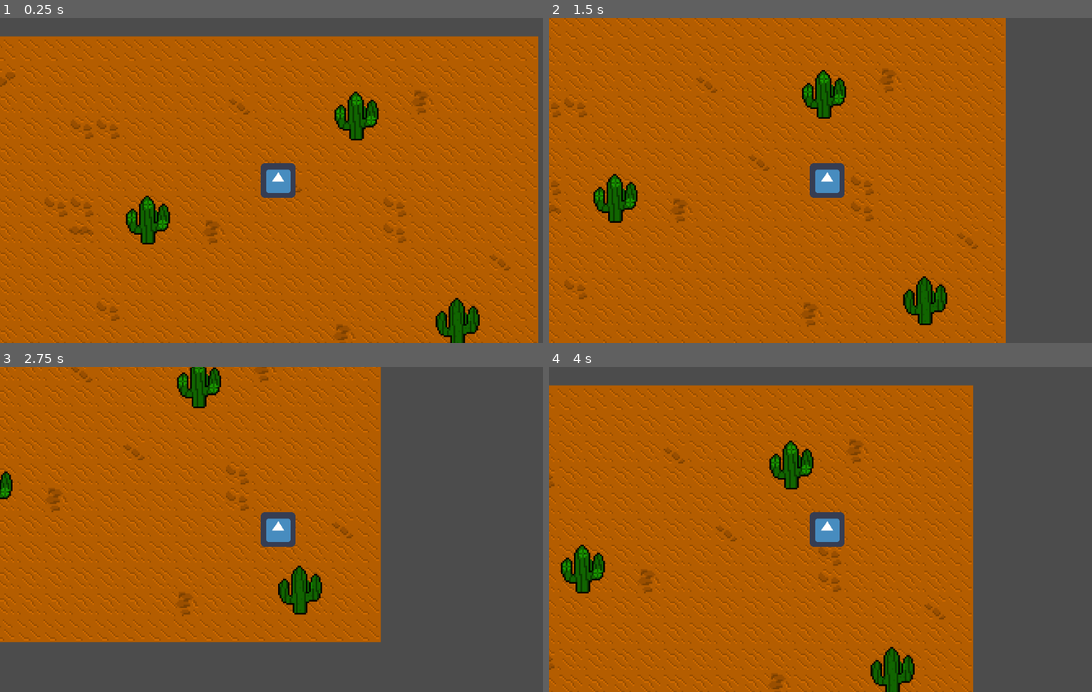
Above: before the commit, frames 1-4 (two rows, left to right).
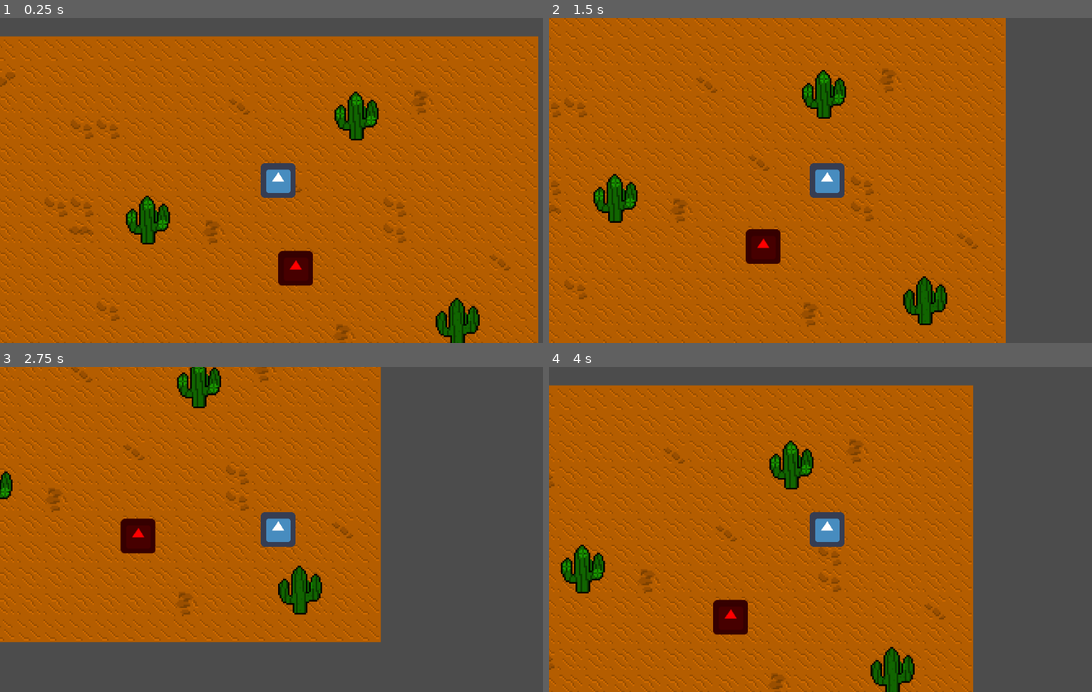
Above: after the commit, the same moments.

Repository: AlixBarreaux/feltari
Game: Godot game, scene res://Scenes/World.tscn
Two runs of this game, one before a commit and one after it. Both use one fixed random seed, a clock stepped at 60 frames per second and the inputs below. The engine's default icon, where the game draws it, is replaced by a stand-in: a white triangle on a blue panel in a dark square.
Inputs:
- Up to frame 1 (0.25 s): no input
- Up to frame 2 (1.5 s): tap Enter at 0.5 s; hold D (move_right) 0.53-1.28 s; hold S (move_down) from 1.28 s (still down)
- Up to frame 3 (2.75 s): release S (move_down) at 2.03 s; hold D (move_right) from 2.03 s (still down)
- Up to frame 4 (4 s): release D (move_right) at 2.78 s; hold Z (move_up) 2.78-3.53 s; hold Q (move_left) from 3.53 s (still down)

The runs differ from the first frame. In frame 1, 0.7% of the frame differs, in the area x 51-58%, y 71-83%; in frame 2, 0.7%; in frame 3, 0.7%, in the area x 22-29%, y 46-58%; in frame 4, 0.7%.

Commit message:
add player attack hurtbox with animation keyframes (collision shapes only)

Diff:
--- /dev/null
+++ b/Scenes/Creatures/Enemy.tscn
@@ -0,0 +1,39 @@
+[gd_scene load_steps=6 format=2]
+
+[ext_resource path="res://Scripts/enemy.gd" type="Script" id=1]
+[ext_resource path="res://Miscellaneous/icon.png" type="Texture" id=2]
+
+[sub_resource type="RectangleShape2D" id=1]
+extents = Vector2( 32, 32 )
+
+[sub_resource type="RectangleShape2D" id=2]
+extents = Vector2( 40, 40 )
+
+[sub_resource type="CircleShape2D" id=3]
+radius = 222.0
+
+[node name="Enemy" type="KinematicBody2D"]
+script = ExtResource( 1 )
+
+[node name="Sprite" type="Sprite" parent="."]
+self_modulate = Color( 1, 0, 0, 1 )
+texture = ExtResource( 2 )
+
+[node name="CollisionShape2D" type="CollisionShape2D" parent="."]
+shape = SubResource( 1 )
+
+[node name="HurtBox" type="Area2D" parent="."]
+
+[node name="CollisionShape2D" type="CollisionShape2D" parent="HurtBox"]
+shape = SubResource( 2 )
+
+[node name="CreatureDetectionZone" type="Area2D" parent="."]
+collision_layer = 0
+collision_mask = 2
+
+[node name="CollisionShape2D" type="CollisionShape2D" parent="CreatureDetectionZone"]
+shape = SubResource( 3 )
+
+[connection signal="area_entered" from="HurtBox" to="." method="_on_HurtBox_area_entered"]
+[connection signal="body_entered" from="CreatureDetectionZone" to="." method="_on_CreatureDetectionZone_body_entered"]
+[connection signal="body_exited" from="CreatureDetectionZone" to="." method="_on_CreatureDetectionZone_body_exited"]
--- a/Scenes/Creatures/Player.tscn
+++ b/Scenes/Creatures/Player.tscn
@@ -1,7 +1,8 @@
-[gd_scene load_steps=16 format=2]
+[gd_scene load_steps=23 format=2]
 
 [ext_resource path="res://Scripts/player.gd" type="Script" id=1]
 [ext_resource path="res://Miscellaneous/icon.png" type="Texture" id=2]
+[ext_resource path="res://Scripts/health_manager.gd" type="Script" id=3]
 
 [sub_resource type="RectangleShape2D" id=1]
 extents = Vector2( 32, 32 )
@@ -38,6 +39,114 @@
 [sub_resource type="Animation" id=9]
 resource_name = "Idle"
 
+[sub_resource type="Animation" id=16]
+resource_name = "Melee Attack Down"
+tracks/0/type = "value"
+tracks/0/path = NodePath("HitBoxPivot:rotation_degrees")
+tracks/0/interp = 1
+tracks/0/loop_wrap = true
+tracks/0/imported = false
+tracks/0/enabled = true
+tracks/0/keys = {
+"times": PoolRealArray( 0 ),
+"transitions": PoolRealArray( 1 ),
+"update": 0,
+"values": [ 180.0 ]
+}
+tracks/1/type = "value"
+tracks/1/path = NodePath("HitBoxPivot/HitBox:position")
+tracks/1/interp = 1
+tracks/1/loop_wrap = true
+tracks/1/imported = false
+tracks/1/enabled = true
+tracks/1/keys = {
+"times": PoolRealArray( 0, 1 ),
+"transitions": PoolRealArray( 1, 1 ),
+"update": 0,
+"values": [ Vector2( 35, -30 ), Vector2( -35, -30 ) ]
+}
+
+[sub_resource type="Animation" id=17]
+resource_name = "Melee Attack Left"
+tracks/0/type = "value"
+tracks/0/path = NodePath("HitBoxPivot:rotation_degrees")
+tracks/0/interp = 1
+tracks/0/loop_wrap = true
+tracks/0/imported = false
+tracks/0/enabled = true
+tracks/0/keys = {
+"times": PoolRealArray( 0 ),
+"transitions": PoolRealArray( 1 ),
+"update": 0,
+"values": [ -89.9999 ]
+}
+tracks/1/type = "value"
+tracks/1/path = NodePath("HitBoxPivot/HitBox:position")
+tracks/1/interp = 1
+tracks/1/loop_wrap = true
+tracks/1/imported = false
+tracks/1/enabled = true
+tracks/1/keys = {
+"times": PoolRealArray( 0, 1 ),
+"transitions": PoolRealArray( 1, 1 ),
+"update": 0,
+"values": [ Vector2( 35, -30 ), Vector2( -35, -30 ) ]
+}
+
+[sub_resource type="Animation" id=18]
+resource_name = "Melee Attack Right"
+tracks/0/type = "value"
+tracks/0/path = NodePath("HitBoxPivot:rotation_degrees")
+tracks/0/interp = 1
+tracks/0/loop_wrap = true
+tracks/0/imported = false
+tracks/0/enabled = true
+tracks/0/keys = {
+"times": PoolRealArray( 0 ),
+"transitions": PoolRealArray( 1 ),
+"update": 0,
+"values": [ 89.9999 ]
+}
+tracks/1/type = "value"
+tracks/1/path = NodePath("HitBoxPivot/HitBox:position")
+tracks/1/interp = 1
+tracks/1/loop_wrap = true
+tracks/1/imported = false
+tracks/1/enabled = true
+tracks/1/keys = {
+"times": PoolRealArray( 0, 1 ),
+"transitions": PoolRealArray( 1, 1 ),
+"update": 0,
+"values": [ Vector2( -35, -30 ), Vector2( 35, -30 ) ]
+}
+
+[sub_resource type="Animation" id=19]
+resource_name = "Melee Attack Up"
+tracks/0/type = "value"
+tracks/0/path = NodePath("HitBoxPivot/HitBox:position")
+tracks/0/interp = 1
+tracks/0/loop_wrap = true
+tracks/0/imported = false
+tracks/0/enabled = true
+tracks/0/keys = {
+"times": PoolRealArray( 0, 1 ),
+"transitions": PoolRealArray( 1, 1 ),
+"update": 0,
+"values": [ Vector2( 35, -30 ), Vector2( -35, -30 ) ]
+}
+tracks/1/type = "value"
+tracks/1/path = NodePath("HitBoxPivot:rotation_degrees")
+tracks/1/interp = 1
+tracks/1/loop_wrap = true
+tracks/1/imported = false
+tracks/1/enabled = true
+tracks/1/keys = {
+"times": PoolRealArray( 0 ),
+"transitions": PoolRealArray( 1 ),
+"update": 0,
+"values": [ 0.0 ]
+}
+
 [sub_resource type="Animation" id=10]
 resource_name = "Move Down"
 
@@ -50,7 +159,14 @@
 [sub_resource type="Animation" id=13]
 resource_name = "Move Up"
 
+[sub_resource type="RectangleShape2D" id=14]
+extents = Vector2( 15, 30 )
+
+[sub_resource type="RectangleShape2D" id=15]
+extents = Vector2( 50, 50 )
+
 [node name="Player" type="KinematicBody2D"]
+collision_layer = 2
 script = ExtResource( 1 )
 
 [node name="Sprite" type="Sprite" parent="."]
@@ -68,6 +184,10 @@
 
 [node name="AnimationPlayer" type="AnimationPlayer" parent="."]
 anims/Idle = SubResource( 9 )
+"anims/Melee Attack Down" = SubResource( 16 )
+"anims/Melee Attack Left" = SubResource( 17 )
+"anims/Melee Attack Right" = SubResource( 18 )
+"anims/Melee Attack Up" = SubResource( 19 )
 "anims/Move Down" = SubResource( 10 )
 "anims/Move Left" = SubResource( 11 )
 "anims/Move Right" = SubResource( 12 )
@@ -75,3 +195,25 @@
 
 [node name="Camera2D" type="Camera2D" parent="."]
 current = true
+
+[node name="HealthManager" type="Node" parent="."]
+script = ExtResource( 3 )
+current_health = 50
+max_health = 100
+
+[node name="HitBoxPivot" type="Position2D" parent="."]
+
+[node name="HitBox" type="Area2D" parent="HitBoxPivot"]
+position = Vector2( 35, -30 )
+__meta__ = {
+"_editor_description_": ""
+}
+
+[node name="CollisionShape2D" type="CollisionShape2D" parent="HitBoxPivot/HitBox"]
+shape = SubResource( 14 )
+
+[node name="HurtBox" type="Area2D" parent="."]
+
+[node name="CollisionShape2D" type="CollisionShape2D" parent="HurtBox"]
+self_modulate = Color( 0.0627451, 0.788235, 0, 1 )
+shape = SubResource( 15 )
--- a/Scenes/World.tscn
+++ b/Scenes/World.tscn
@@ -1,7 +1,8 @@
-[gd_scene load_steps=5 format=2]
+[gd_scene load_steps=8 format=2]
 
 [ext_resource path="res://Scenes/Creatures/Player.tscn" type="PackedScene" id=1]
 [ext_resource path="res://Assets/Graphics/desert_tileset.png" type="Texture" id=2]
+[ext_resource path="res://Scenes/Creatures/Enemy.tscn" type="PackedScene" id=3]
 
 [sub_resource type="TileSet" id=1]
 0/name = "sand_tile_1"
@@ -145,6 +146,12 @@
 9/shapes = [  ]
 9/z_index = 0
 
+[sub_resource type="ConvexPolygonShape2D" id=3]
+points = PoolVector2Array( 32, 32, 0, 32, 0, 0, 32, 0 )
+
+[sub_resource type="ConvexPolygonShape2D" id=4]
+points = PoolVector2Array( 32, 32, 0, 32, 0, 0, 32, 0 )
+
 [sub_resource type="TileSet" id=2]
 0/name = "cactus_now_flower"
 0/texture = ExtResource( 2 )
@@ -156,9 +163,16 @@
 0/navigation_offset = Vector2( 0, 0 )
 0/shape_offset = Vector2( 0, 0 )
 0/shape_transform = Transform2D( 1, 0, 0, 1, 0, 0 )
+0/shape = SubResource( 3 )
 0/shape_one_way = false
-0/shape_one_way_margin = 0.0
-0/shapes = [  ]
+0/shape_one_way_margin = 1.0
+0/shapes = [ {
+"autotile_coord": Vector2( 0, 0 ),
+"one_way": false,
+"one_way_margin": 1.0,
+"shape": SubResource( 3 ),
+"shape_transform": Transform2D( 1, 0, 0, 1, 0, 0 )
+} ]
 0/z_index = 0
 1/name = "cactus_flowered"
 1/texture = ExtResource( 2 )
@@ -170,9 +184,16 @@
 1/navigation_offset = Vector2( 0, 0 )
 1/shape_offset = Vector2( 0, 0 )
 1/shape_transform = Transform2D( 1, 0, 0, 1, 0, 0 )
+1/shape = SubResource( 4 )
 1/shape_one_way = false
-1/shape_one_way_margin = 0.0
-1/shapes = [  ]
+1/shape_one_way_margin = 1.0
+1/shapes = [ {
+"autotile_coord": Vector2( 0, 0 ),
+"one_way": false,
+"one_way_margin": 1.0,
+"shape": SubResource( 4 ),
+"shape_transform": Transform2D( 1, 0, 0, 1, 0, 0 )
+} ]
 1/z_index = 0
 
 [node name="World" type="Node2D"]
@@ -187,6 +208,9 @@
 format = 1
 tile_data = PoolIntArray( 0, 7, 0, 1, 0, 0, 2, 0, 0, 3, 0, 0, 4, 0, 0, 5, 0, 0, 6, 0, 0, 7, 0, 0, 8, 0, 0, 9, 0, 0, 10, …(3791 unchanged characters)…
 
+[node name="PathsTileMap" type="TileMap" parent="TileMaps"]
+format = 1
+
 [node name="DecorationsTileMap" type="TileMap" parent="TileMaps"]
 modulate = Color( 0.137255, 0.8, 0, 1 )
 tile_set = SubResource( 2 )
@@ -194,5 +218,12 @@
 format = 1
 tile_data = PoolIntArray( 65543, 1, 0, 196611, 1, 0, 327689, 0, 0 )
 
-[node name="Player" parent="." instance=ExtResource( 1 )]
+[node name="Creatures" type="Node2D" parent="."]
+
+[node name="Player" parent="Creatures" instance=ExtResource( 1 )]
 position = Vector2( 577, 266 )
+
+[node name="Enemies" type="Node2D" parent="Creatures"]
+
+[node name="Enemy" parent="Creatures/Enemies" instance=ExtResource( 3 )]
+position = Vector2( 609.481, 428.427 )
--- /dev/null
+++ b/Scripts/enemy.gd
@@ -0,0 +1,59 @@
+class_name enemy
+extends KinematicBody2D
+
+
+############################### DECLARE VARIABLES ##############################
+
+enum AI_STATES {
+	IDLE,
+	WANDER,
+	CHASE
+}
+
+export (AI_STATES) var current_ai_state = AI_STATES.IDLE
+
+################################# RUN THE CODE #################################
+
+var velocity: Vector2 = Vector2(0.0, 0.0)
+var knockback: Vector2 = Vector2(0.0, 0.0)
+
+func _physics_process(delta: float) -> void:
+	knockback = knockback.move_toward(Vector2(0.0, 0.0), 200 * delta)
+	knockback = move_and_slide(knockback)
+
+#	yield(get_tree().create_timer(2.0), "timeout")
+
+#	match current_ai_state:
+#		AI_STATES.IDLE:
+#			knockback = knockback.move_toward(Vector2(0.0, 0.0), 200 * delta)
+#
+#		AI_STATES.WANDER:
+#			pass
+#
+#		AI_STATES.CHASE:
+#			pass
+
+############################### DECLARE FUNCTIONS ##############################
+
+
+func _on_HurtBox_area_entered(area: Area2D) -> void:
+	pass
+
+
+
+
+
+
+func seek_player() -> void:
+	pass
+
+
+# AI
+func _on_CreatureDetectionZone_body_entered(body: PhysicsBody2D) -> void:
+#	knockback = Vector2.DOWN * 200
+	knockback = knockback.direction_to(body.global_position)
+	print(knockback)
+
+
+func _on_CreatureDetectionZone_body_exited(body: PhysicsBody2D) -> void:
+	pass # Replace with function body.
--- /dev/null
+++ b/Scripts/health_manager.gd
@@ -0,0 +1,36 @@
+class_name HealthManager
+extends Node
+
+
+############################### DECLARE VARIABLES ##############################
+
+export var current_health: int = 0
+export var max_health: int = 0
+
+################################# RUN THE CODE #################################
+
+func _ready() -> void:
+	self._initialize_asserts()
+
+
+############################### DECLARE FUNCTIONS ##############################
+
+
+func _initialize_asserts() -> void:
+	# Must be more than 0!
+	assert(self.current_health > 0)
+	assert(self.max_health > 0)
+	# Current Health mus be less or equal to max health!
+	assert(self.current_health <= self.max_health)
+
+
+func _take_damage(amount: int) -> void:
+	self.current_health -= amount
+
+	if self.current_health <= 0:
+		self.current_health
+		self._die()
+
+
+func _die() -> void:
+	pass
--- a/project.godot
+++ b/project.godot
@@ -9,13 +9,25 @@
 config_version=4
 
 _global_script_classes=[ {
+"base": "Node",
+"class": "HealthManager",
+"language": "GDScript",
+"path": "res://Scripts/health_manager.gd"
+}, {
 "base": "KinematicBody2D",
 "class": "Player",
 "language": "GDScript",
 "path": "res://Scripts/player.gd"
+}, {
+"base": "KinematicBody2D",
+"class": "enemy",
+"language": "GDScript",
+"path": "res://Scripts/enemy.gd"
 } ]
 _global_script_class_icons={
-"Player": ""
+"HealthManager": "",
+"Player": "",
+"enemy": ""
 }
 
 [application]
@@ -27,6 +39,29 @@
 [autoload]
 
 Settings="*res://Autoloads/settings.gd"
+
+[importer_defaults]
+
+texture={
+"compress/bptc_ldr": 0,
+"compress/hdr_mode": 0,
+"compress/lossy_quality": 0.7,
+"compress/mode": 0,
+"compress/normal_map": 0,
+"detect_3d": false,
+"flags/anisotropic": false,
+"flags/filter": false,
+"flags/mipmaps": false,
+"flags/repeat": 0,
+"flags/srgb": 2,
+"process/HDR_as_SRGB": false,
+"process/fix_alpha_border": true,
+"process/invert_color": false,
+"process/premult_alpha": false,
+"size_limit": 0,
+"stream": false,
+"svg/scale": 1.0
+}
 
 [input]
 
@@ -67,6 +102,12 @@
  ]
 }
 
+[layer_names]
+
+2d_physics/layer_1="Environment"
+2d_physics/layer_2="Player"
+2d_physics/layer_3="Enemies"
+
 [locale]
 
 translations=PoolStringArray( "res://Translations/general_translations.en_US.translation", "res://Translations/general_translations.fr_FR.translation", "res://Translations/gui_translations.en_US.translation", "res://Translations/gui_translations.fr_FR.translation" )
